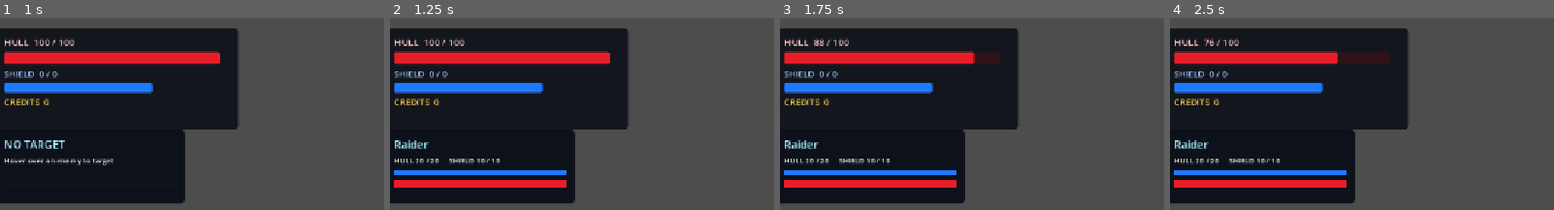
Above: before the commit, frames 1-4 (left to right).
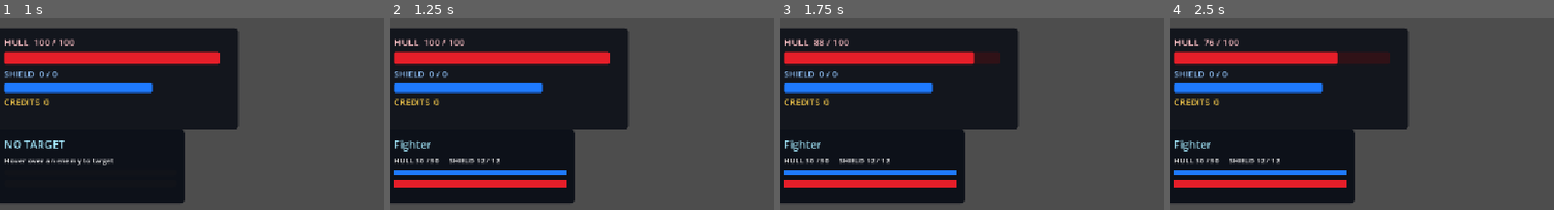
Above: after the commit, the same moments.

Repository: Bbran4/SpaceDelivery
Game: Godot game, scene res://scenes/tests/hud_test.tscn
Same seed, same stepped clock (60 frames per second), same inputs: the game is played once before the commit and once after it.
Inputs (mouse positions are % of the whole screen's width and height, from its top left):
- Up to frame 1 (1 s): click "Movement: Keyboard" at 0.5 s
- Up to frame 2 (1.25 s): no input
- Up to frame 3 (1.75 s): click "Movement: Mouse" at 1.25 s
- Up to frame 4 (2.5 s): move the mouse to (72, 50) at 2.02 s; hold D (right) from 2.03 s (still down); hold Tab from 2.03 s (still down); click (72, 50) at 2.17 s
The pictures show only the part of the screen within x 1-51%, y 0-50%; the shares and areas given below are measured in that part.

Frame 1 is identical in both runs. In frame 2, 0.3% of the frame differs, in the area x 2-29%, y 63-76%; in frame 3, 0.3%; in frame 4, 0.3%.

Commit message:
Configure base enemy scene with fighter archetype

Diff:
--- a/scenes/enemy_ship.tscn
+++ b/scenes/enemy_ship.tscn
@@ -1,10 +1,11 @@
-[gd_scene load_steps=7 format=3]
+[gd_scene load_steps=8 format=3]
 
 [ext_resource type="Script" path="res://scripts/ship.gd" id="1_ship"]
 [ext_resource type="Script" path="res://scripts/enemy_controller.gd" id="2_enemy_controller"]
 [ext_resource type="Resource" path="res://resources/modules/basic_laser_module.tres" id="3_weapon_module"]
 [ext_resource type="PackedScene" path="res://scenes/ui/enemy_status_bar.tscn" id="4_status_bar"]
 [ext_resource type="Resource" path="res://resources/rewards/raider_rewards.tres" id="5_rewards"]
+[ext_resource type="Resource" path="res://resources/enemies/fighter.tres" id="6_loadout"]
 
 [sub_resource type="CircleShape2D" id="CircleShape2D_collision"]
 radius = 14.0
@@ -23,6 +24,7 @@
 hull_recharge_delay = 5.0
 starting_weapon_module = ExtResource("3_weapon_module")
 reward_table = ExtResource("5_rewards")
+enemy_loadout = ExtResource("6_loadout")
 
 [node name="ShipVisual" type="Polygon2D" parent="."]
 color = Color(1, 0.28, 0.22, 1)
